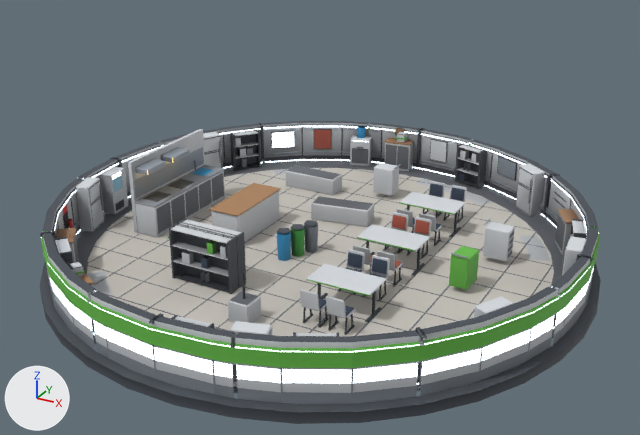
Two versions of the glTF model assets/models/kitchen_m_far.glb, one commit apart.
Camera for both pictures: a 50 mm lens placed at (9.73, -17.7, 9.81), pointed at (0.28, -0.52, 1.22). Lighting does not change. The marker at lower left points along +X, +Y and +Z. The picture after the commit comes second.

The first picture shows 'Base', 'Interior'.
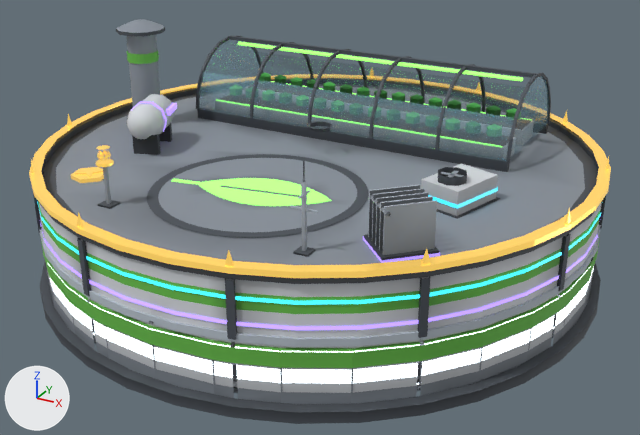
Where the change shows, as pixel boxes (x1, y1, x2, y2) in the pictures (640 x 435 px):
'Roof', added
    after: (33, 19, 606, 340)
    faces in mat_palette_001: (33, 19, 606, 340)
    faces in mat_neon_001: (172, 42, 532, 206)
'L5', added
    after: (29, 68, 611, 278)
    faces in mat_l5gold_001: (29, 68, 611, 278)
    faces in mat_palette_001: (98, 167, 120, 209)
'L4', added
    after: (40, 94, 601, 330)
    faces in mat_palette_001: (127, 94, 439, 260)
    faces in mat_l4band_001: (40, 101, 601, 330)
'L2', added
    after: (40, 160, 601, 347)
'L3', added
    after: (37, 121, 603, 305)
    faces in mat_palette_001: (308, 121, 500, 219)
    faces in mat_l3band_001: (37, 187, 603, 305)

Edits to the bpy script that builds the scene:
```text
Add mat_glass_001:
    mat_glass_001 = bpy.data.materials.new('Glass.001')
    # nodes: BsdfPrincipled, Math, Mix, OutputMaterial, VertexColor
    # colours: cyan #9fd4ea, mixed with the vertex colours
Add mat_neon_001:
    mat_neon_001 = bpy.data.materials.new('Neon.001')
    # nodes: BsdfPrincipled, Mix, OutputMaterial, VertexColor
    # colours: green #90ff67, green #6abf4b, mixed with the vertex colours
Add mat_l5gold_001:
    mat_l5gold_001 = bpy.data.materials.new('L5Gold.001')
    # nodes: BsdfPrincipled, Mix, OutputMaterial, VertexColor
    # colours: orange #cba650, orange #ffd166, mixed with the vertex colours
Add mat_l4band_001:
    mat_l4band_001 = bpy.data.materials.new('L4Band.001')
    # nodes: BsdfPrincipled, Mix, OutputMaterial, VertexColor
    # colours: purple #aa8eff, purple #a78bfa, mixed with the vertex colours
Add mat_l3band_001:
    mat_l3band_001 = bpy.data.materials.new('L3Band.001')
    # nodes: BsdfPrincipled, Mix, OutputMaterial, VertexColor
    # colours: cyan #3ee0ff, mixed with the vertex colours
Add me_roof:
    me_roof.from_pydata(...)  # 2498 vertices, 3083 faces; spans x -6.59..6.59, y -6.59..6.59, z 1.38..5.34
    # faces by material slot: [28, 303, 2752]
    me_roof.materials.append(mat_glass_001)
    me_roof.materials.append(mat_neon_001)
    me_roof.materials.append(mat_palette_001)
Add me_l5_001:
    me_l5_001.from_pydata(...)  # 260 vertices, 292 faces; spans x -6.65..6.65, y -6.65..6.65, z 2.54..3.88
    # faces by material slot: [274, 18]
    me_l5_001.materials.append(mat_l5gold_001)
    me_l5_001.materials.append(mat_palette_001)
Add me_l4_001:
    me_l4_001.from_pydata(...)  # 225 vertices, 261 faces; spans x -6.57..6.57, y -6.57..6.57, z 1.66..3.82
    # faces by material slot: [110, 151]
    me_l4_001.materials.append(mat_l4band_001)
    me_l4_001.materials.append(mat_palette_001)
Add me_l3_001:
    me_l3_001.from_pydata(...)  # 167 vertices, 172 faces; spans x -6.57..6.57, y -6.57..6.57, z 2.18..3.35
    # faces by material slot: [80, 92]
    me_l3_001.materials.append(mat_l3band_001)
    me_l3_001.materials.append(mat_palette_001)
Add me_l2_001:
    me_l2_001.from_pydata(...)  # 148 vertices, 182 faces; spans x -6.6..6.6, y -6.6..6.6, z 1.34..4.42
    me_l2_001.materials.append(mat_palette_001)
Add ob_roof:
    ob_roof = bpy.data.objects.new('Roof', me_roof)
    ob_roof.location = (0.0, 0.0, 0.0)
Add ob_l5:
    ob_l5 = bpy.data.objects.new('L5', me_l5_001)
    ob_l5.location = (0.0, 0.0, 0.0)
Add ob_l4:
    ob_l4 = bpy.data.objects.new('L4', me_l4_001)
    ob_l4.location = (0.0, 0.0, 0.0)
Add ob_l3:
    ob_l3 = bpy.data.objects.new('L3', me_l3_001)
    ob_l3.location = (0.0, 0.0, 0.0)
Add ob_l2:
    ob_l2 = bpy.data.objects.new('L2', me_l2_001)
    ob_l2.location = (0.0, 0.0, 0.0)
```
